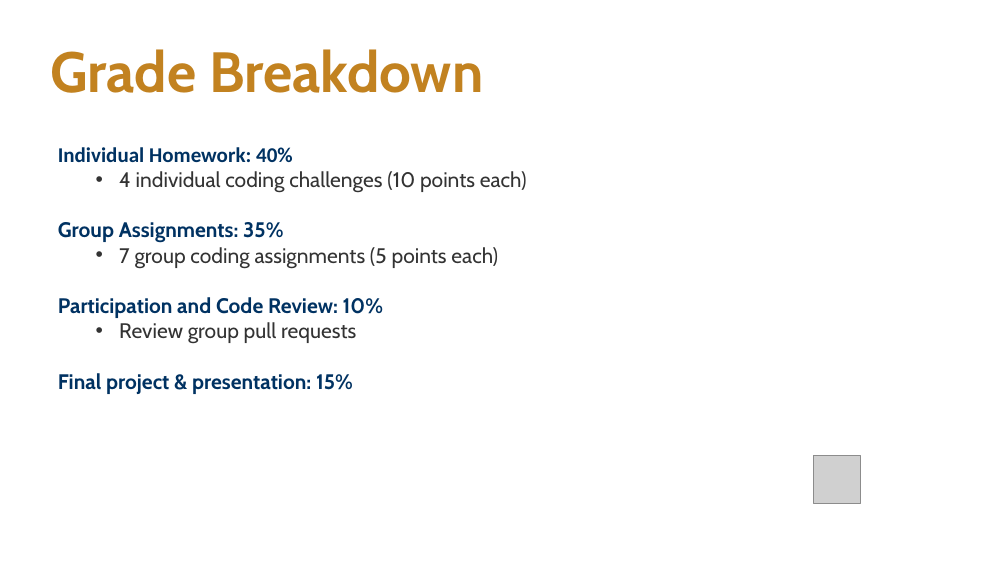
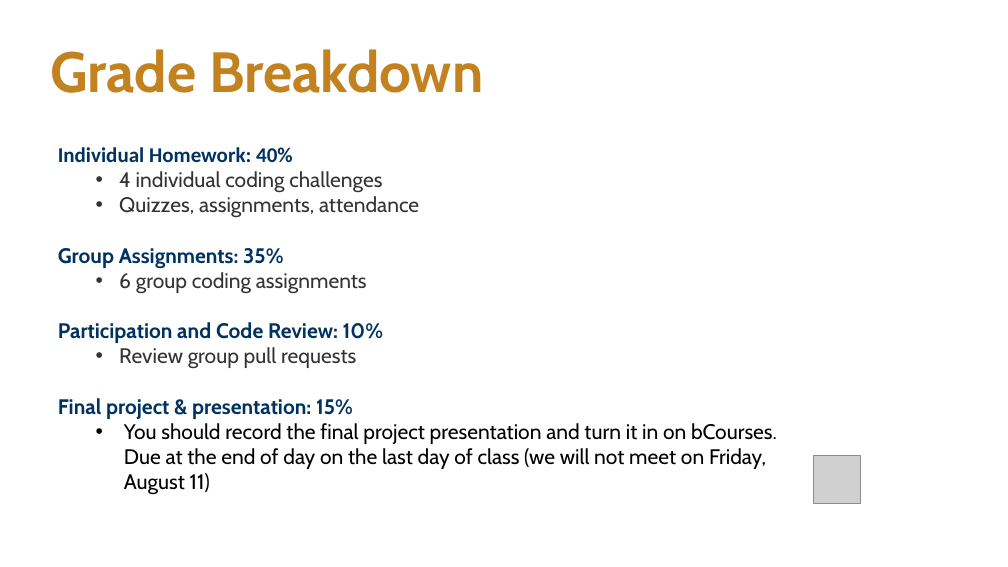
Before and after one commit to msse-chem-280-2024/msse-chem-280-2024.github.io, a slide deck: slide 7 of _files/msse-intro.pptx. Drawn at 1008x567 pixels with LibreOffice and Linux fonts; fonts in the diff are those of the drawing; grey boxes stand for pictures; background and template pictures are left out. Boxes give left, top, right and bottom in pixels: in the first picture for what was removed or moved away, otherwise in the second. Text is boxed around its words. In the diff, an @@ line names an element or a change of style, - is before the commit and + after.

Commit message:
update slides for day 2

```diff
--- a/_files/msse-intro.pptx
+++ b/_files/msse-intro.pptx
@@ text at (119, 171, 419, 218): text changed @@
-  • 4 individual coding challenges (10 points each)
+  • 4 individual coding challenges
+  • Quizzes, assignments, attendance
@@ text at (119, 272, 367, 294): text changed @@
-  • 7 group coding assignments (5 points each)
+  • 6 group coding assignments
@@ text at (124, 423, 777, 495): paragraph added @@
+  • You should record the final project presentation and turn it in on bCourses. Due at the end of day on the last day of class (we will not meet on Friday, August 11)
```
Also in this commit, not shown: 2 other slides changed, 6 other files.
